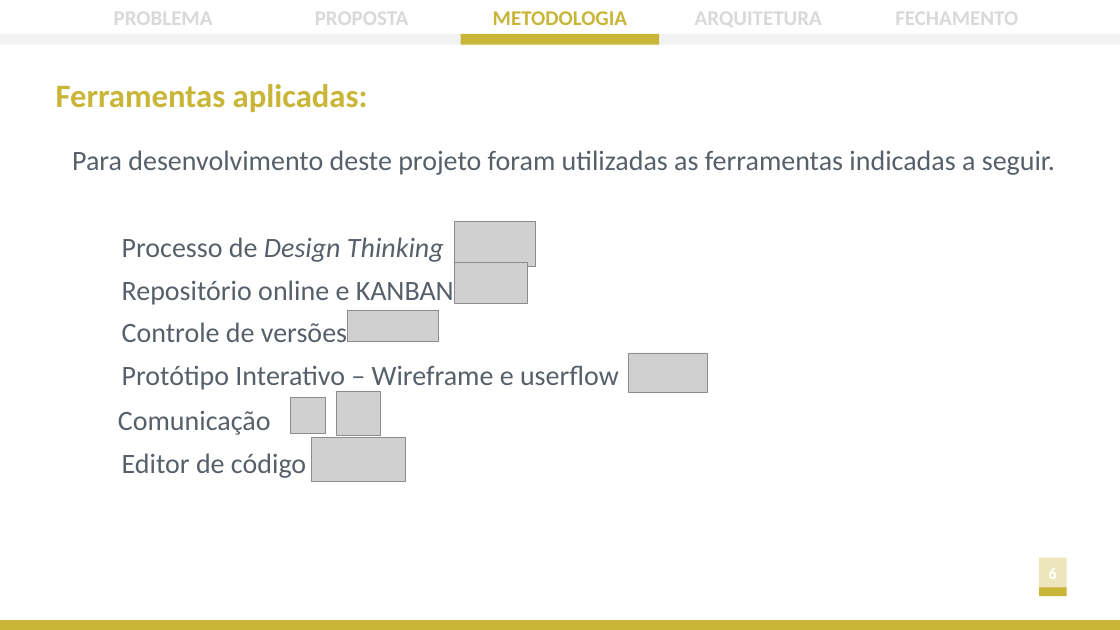
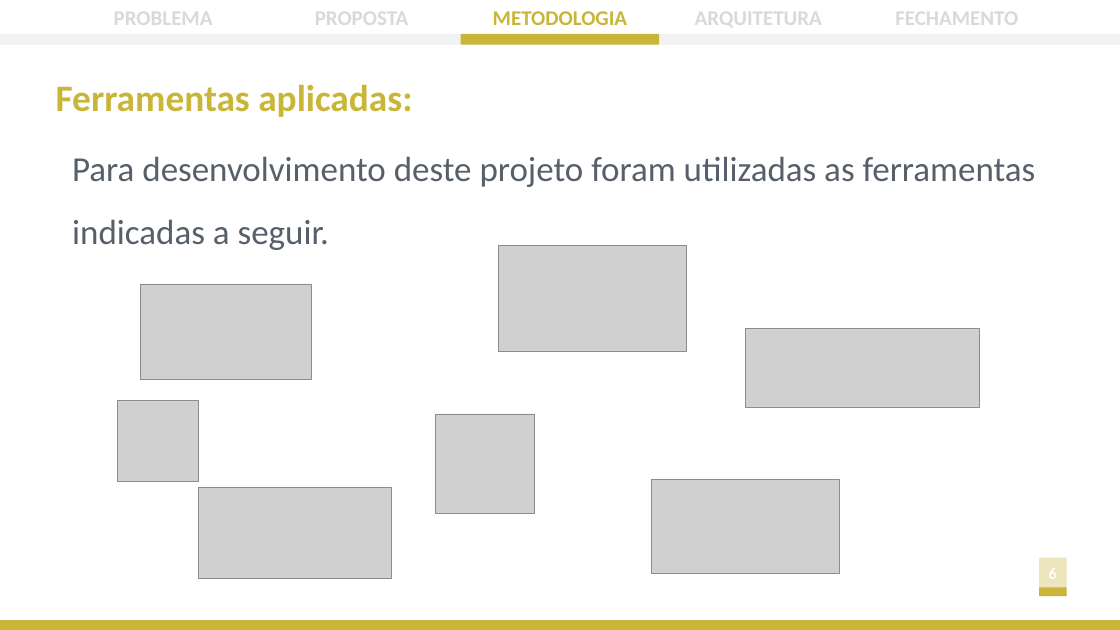
Before and after one commit to ICEI-PUC-Minas-PPLES-TI/plf-es-2022-2-ti1-7924100-mobilidade-urbana, a slide deck: slide 12 of docs/apresentacao/Apresentação - Sprint 4.pptx. Drawn at 1120x630 pixels with LibreOffice and Linux fonts; fonts in the diff are those of the drawing; grey boxes stand for pictures. Boxes give left, top, right and bottom in pixels: in the first picture for what was removed or moved away, otherwise in the second. Text is boxed around its words. In the diff, an @@ line names an element or a change of style, - is before the commit and + after.

```diff
--- a/docs/apresentacao/Apresentação - Sprint 4.pptx
+++ b/docs/apresentacao/Apresentação - Sprint 4.pptx
@@ text "Ferramentas aplicadas:" at bbox=[56, 84, 412, 117]: size 28 to 32 pt @@
@@ text "Para desenvolvimento deste projeto foram ..." at bbox=[72, 156, 1036, 250]: size 24 to 30 pt @@
@@ text removed at bbox=[122, 237, 444, 262] @@
-Processo de Design Thinking
@@ picture: place and size @@
-picture at bbox=[455, 262, 528, 303]
+picture at bbox=[498, 245, 686, 351]
@@ text removed at bbox=[122, 280, 454, 305] @@
-Repositório online e KANBAN
@@ picture: place and size @@
-picture at bbox=[455, 221, 536, 266]
+picture at bbox=[140, 284, 312, 379]
@@ text removed at bbox=[122, 322, 347, 342] @@
-Controle de versões
@@ picture: place and size @@
-picture at bbox=[348, 310, 439, 341]
+picture at bbox=[745, 329, 980, 408]
@@ text removed at bbox=[122, 365, 619, 392] @@
-Protótipo Interativo – Wireframe e userflow
@@ picture: place and size @@
-picture at bbox=[291, 397, 326, 433]
+picture at bbox=[118, 401, 198, 481]
@@ text removed at bbox=[118, 411, 271, 435] @@
-Comunicação
@@ picture: place and size @@
-picture at bbox=[337, 392, 381, 436]
+picture at bbox=[436, 414, 535, 514]
@@ text removed at bbox=[122, 453, 306, 478] @@
-Editor de código
@@ picture: place and size @@
-picture at bbox=[628, 353, 708, 392]
+picture at bbox=[652, 479, 840, 573]
@@ picture: place and size @@
-picture at bbox=[312, 438, 405, 481]
+picture at bbox=[198, 487, 392, 578]
```
Also in this commit, not shown: 12 other slides changed, 10 other files.
